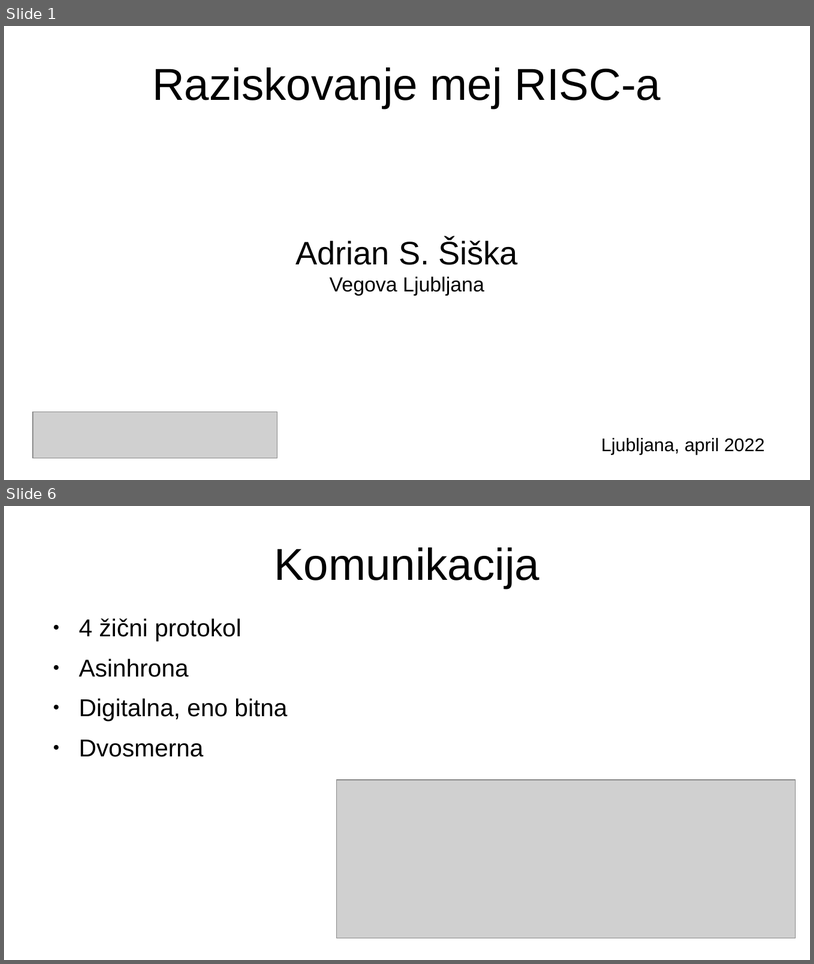
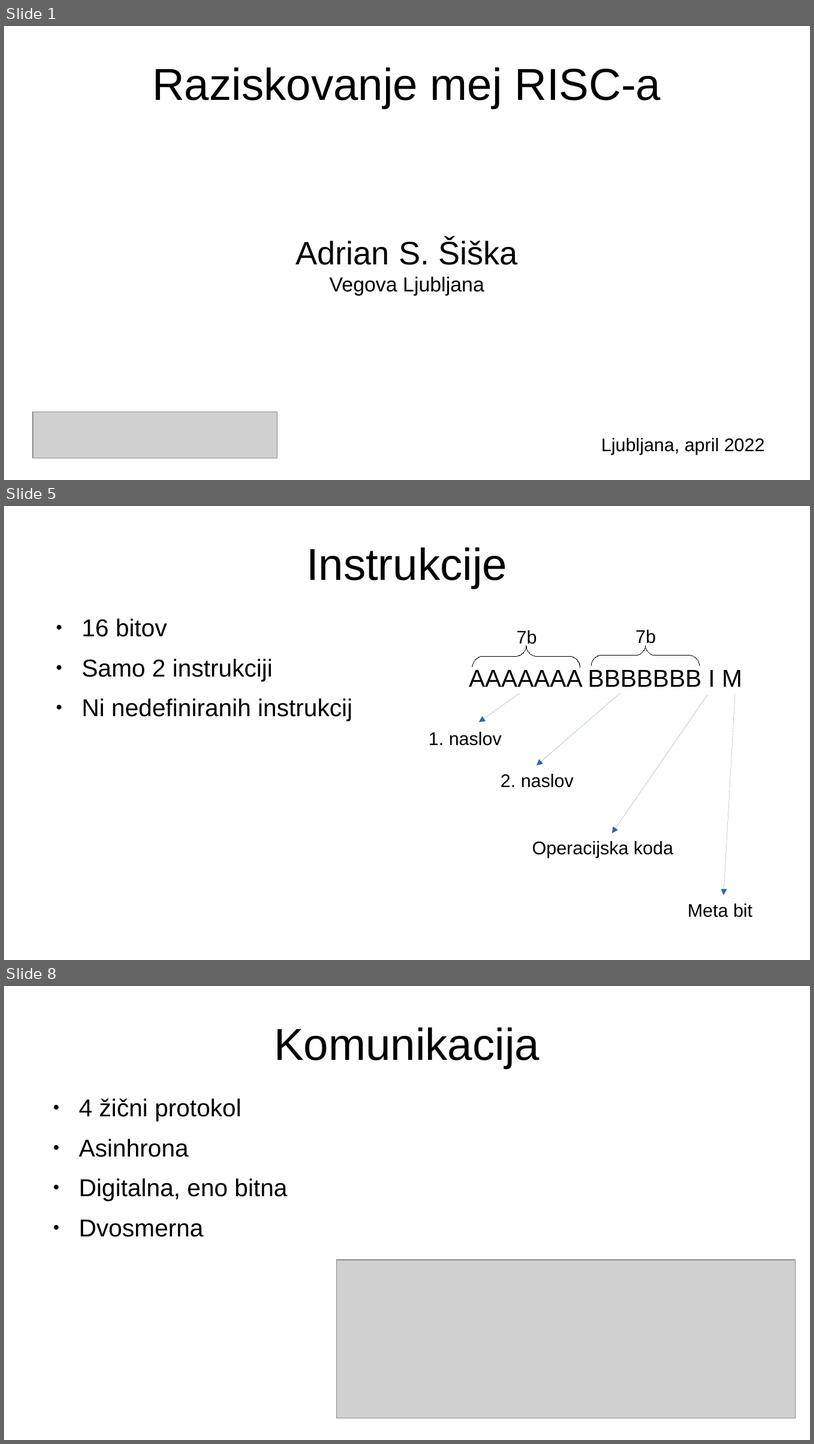
Before and after one commit to adimineman/raziskovalna, a slide deck: predstavitev.odp. Shown one above the other, each under a label of ours: slides 1 and 6 before the commit, slides 1, 5 and 8 after it; the slides between them are not shown. The pictures are 814x964 and 814x1444 pixels, drawn with LibreOffice and Linux fonts; fonts in the diff are those of the drawing; grey boxes stand for pictures. Boxes give left, top, right and bottom in pixels: in the first picture for what was removed or moved away, otherwise in the second. Text is boxed around its words. In the diff, an @@ line names an element or a change of style, - is before the commit and + after.

```diff
--- a/predstavitev.odp
+++ b/predstavitev.odp
@@ slide 5 added at (x1=4, y1=506, x2=810, y2=960), background #FFFFFF @@
@@ title added at (x1=306, y1=547, x2=507, y2=588), 44 pt, text #000000 @@
+Instrukcije
@@ text added at (x1=82, y1=618, x2=353, y2=721), 24 pt, text #000000 @@
+● 16 bitov
+● Samo 2 instrukciji
+● Ni nedefiniranih instrukcij
@@ text added at (x1=517, y1=630, x2=537, y2=647), 18 pt, text #000000 @@
+7b
@@ text added at (x1=636, y1=630, x2=656, y2=646), 18 pt, text #000000 @@
+7b
@@ freeform shape added at (x1=473, y1=646, x2=581, y2=667), outline #000000 0 pt @@
@@ freeform shape added at (x1=592, y1=645, x2=700, y2=665), outline #000000 0 pt @@
@@ text added at (x1=469, y1=667, x2=743, y2=687), 24 pt, text #000000 @@
+AAAAAAA BBBBBBB I M
@@ arrow added from (520, 693) to (480, 722), #3465A4 0 pt @@
@@ arrow added from (621, 693) to (537, 765), #3465A4 0 pt @@
@@ arrow added from (708, 695) to (613, 833), #3465A4 0 pt @@
@@ arrow added from (736, 693) to (724, 895), #3465A4 0 pt @@
@@ text added at (x1=429, y1=732, x2=502, y2=745), 18 pt, text #000000 @@
+1. naslov
@@ text added at (x1=501, y1=774, x2=574, y2=787), 18 pt, text #000000 @@
+2. naslov
@@ text added at (x1=533, y1=841, x2=674, y2=858), 18 pt, text #000000 @@
+Operacijska koda
@@ text added at (x1=688, y1=903, x2=753, y2=917), 18 pt, text #000000 @@
+Meta bit
@@ what was slide 6 is now slide 8 @@
```
Also in this commit, not shown: 6 slides changed, 3 other slides added, 2 slides removed, 1 other file.
